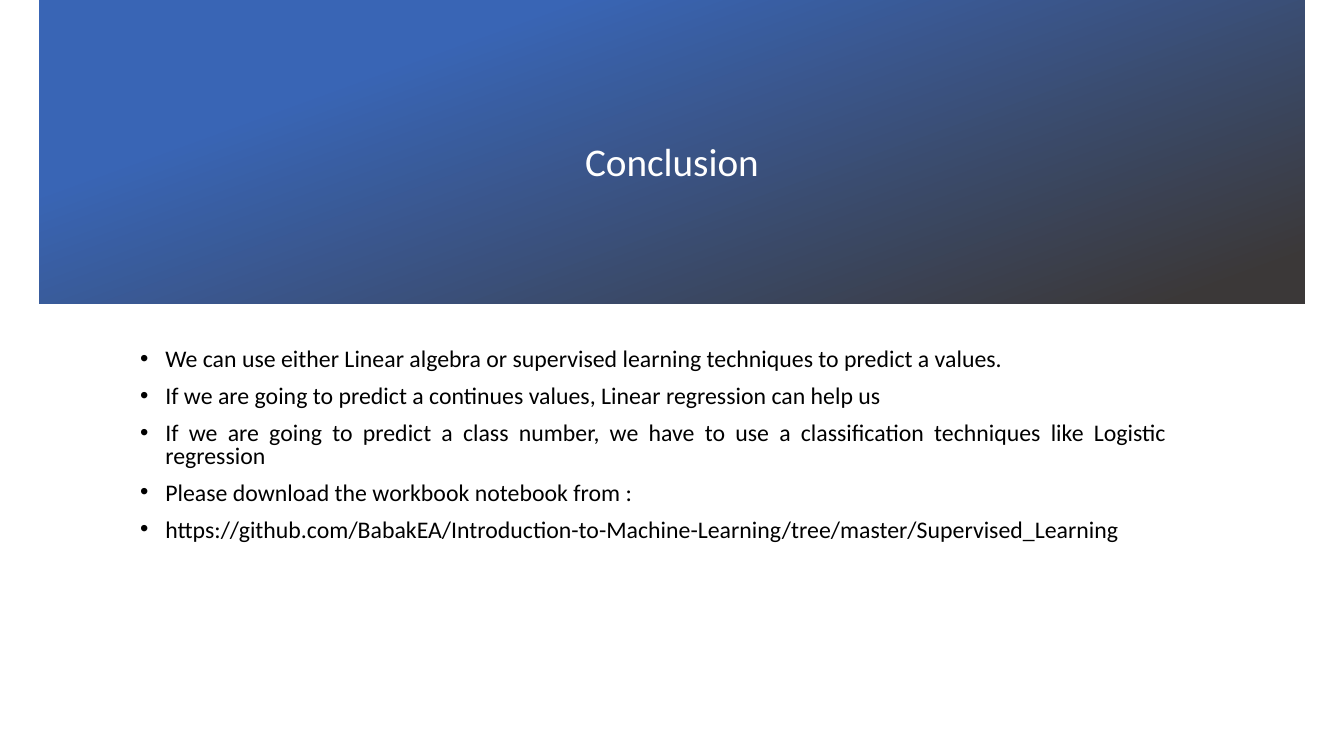
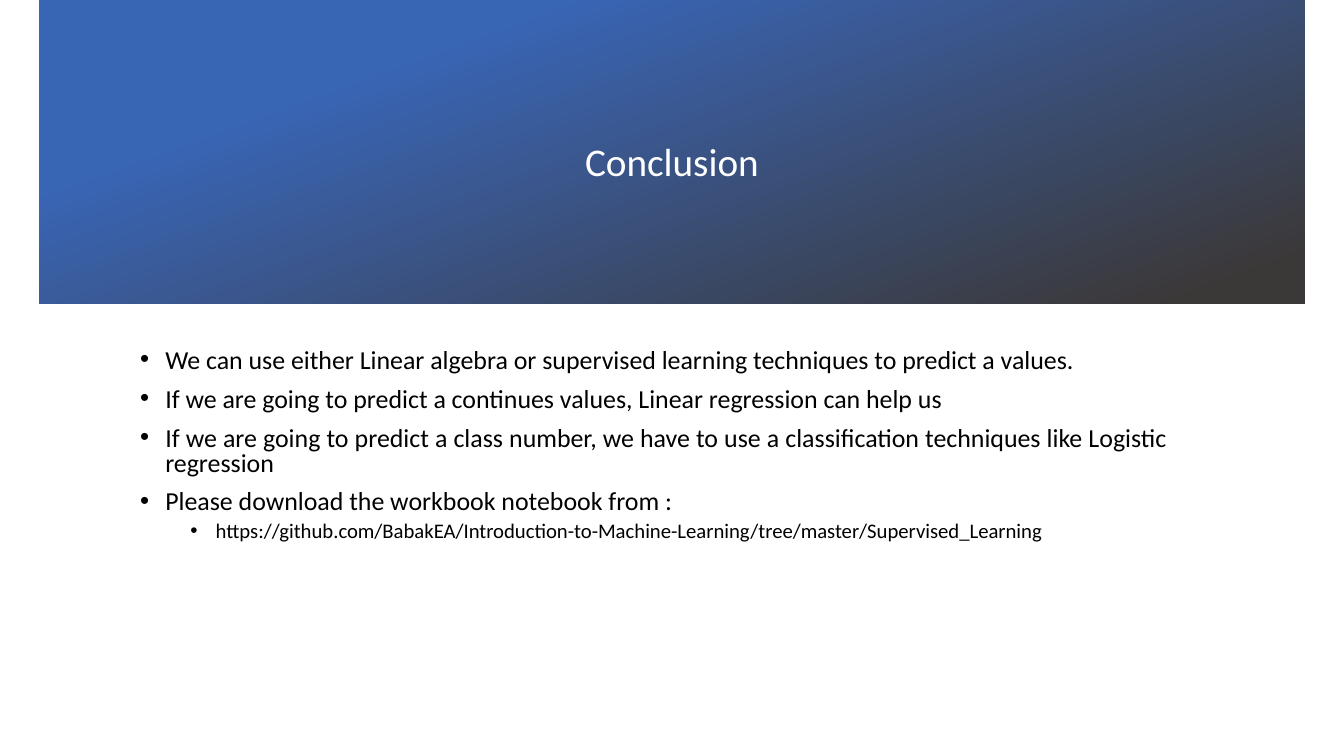
Before and after one commit to BabakEA/Introduction-to-Machine-Learning, a slide deck: slide 12 of Supervised_Learning/Read_Me.pptx. Drawn at 1344x756 pixels with LibreOffice and Linux fonts; fonts in the diff are those of the drawing; background and template pictures are left out. Boxes give left, top, right and bottom in pixels: in the first picture for what was removed or moved away, otherwise in the second. Text is boxed around its words. In the diff, an @@ line names an element or a change of style, - is before the commit and + after.

```diff
--- a/Supervised_Learning/Read_Me.pptx
+++ b/Supervised_Learning/Read_Me.pptx
@@ text "We can use either Linear ..." at box(165, 351, 1166, 542): size 17 to 18.5 pt in "We can use either Linear algebra or ...", "If we are going to predict a ...", "If we are going to predict a ...", "Please download the workbook notebook from :"; size 17 to 14.8 pt in "https://github.com/BabakEA/Introduction-to-Machine-Learning/ ..."; list level 1 to 2 in "https://github.com/BabakEA/Introduction-to-Machine-Learning/ ..." @@
```
Also in this commit, not shown: 8 other slides changed.
